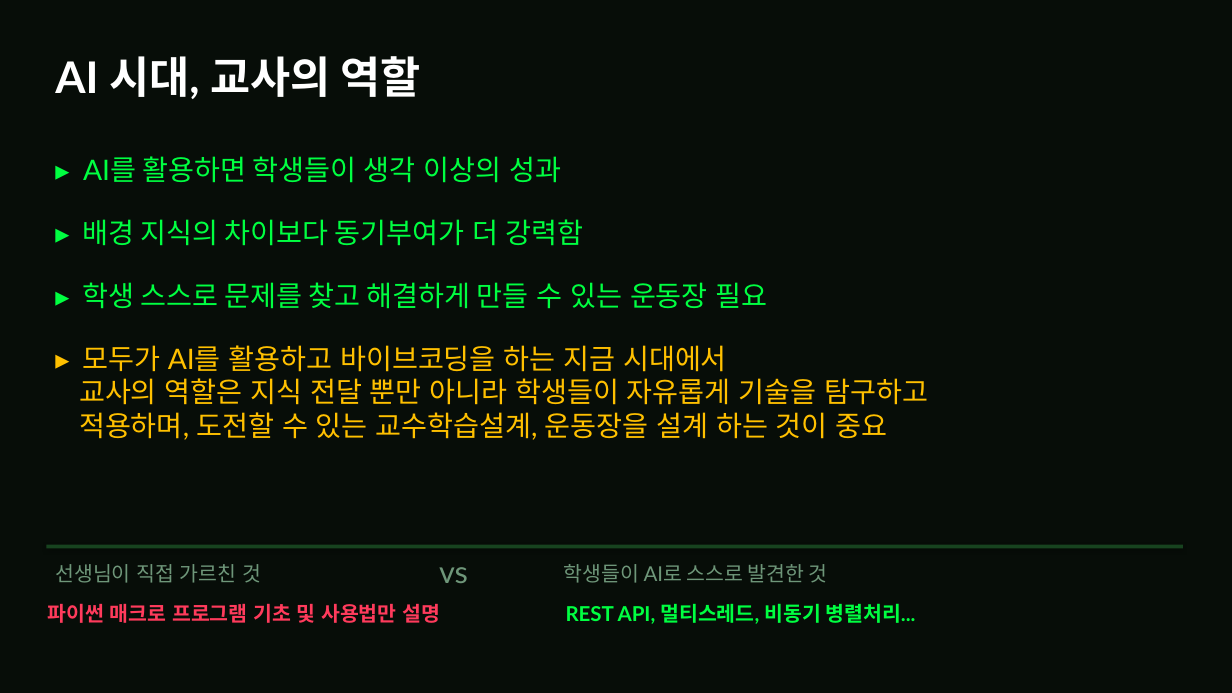
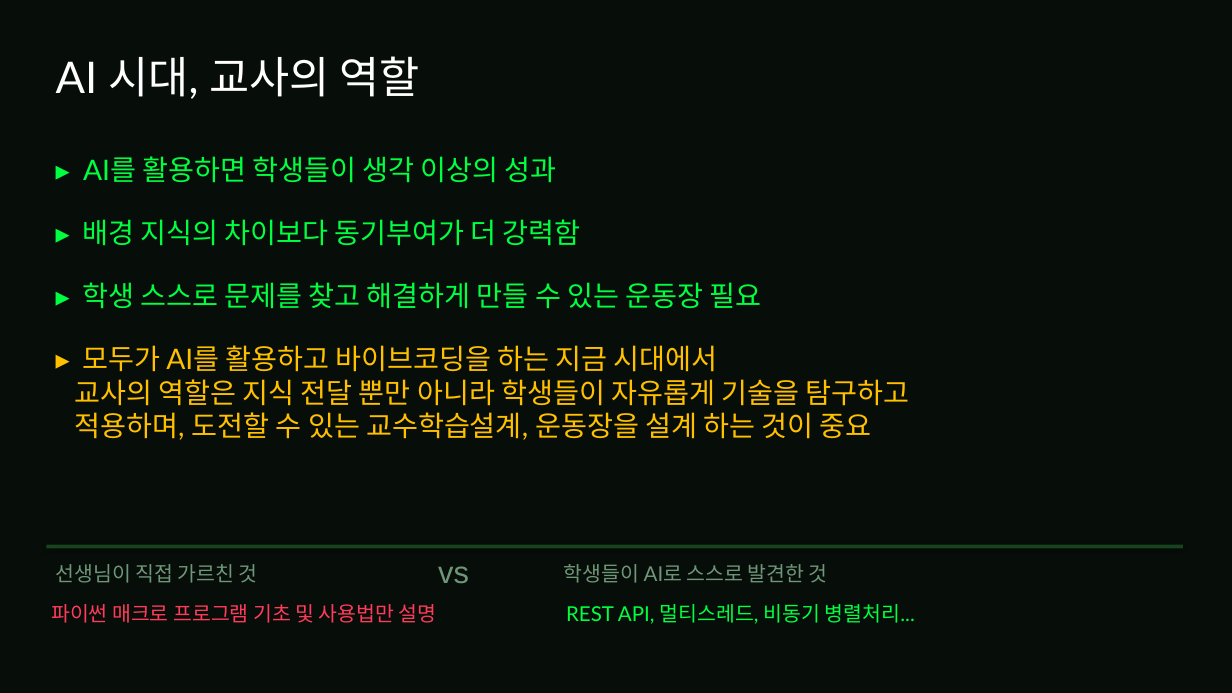
Before and after one commit to shk-cell/Macro_Classroom, a slide deck: slide 30 of AI기반 바이브코딩 시대의 교사역할과 교수학습설계.pptx. Drawn at 1232x693 pixels with LibreOffice and Linux fonts; fonts in the diff are those of the drawing. Boxes give left, top, right and bottom in pixels: in the first picture for what was removed or moved away, otherwise in the second. Text is boxed around its words. In the diff, an @@ line names an element or a change of style, - is before the commit and + after.

```diff
--- a/AI기반 바이브코딩 시대의 교사역할과 교수학습설계.pptx
+++ b/AI기반 바이브코딩 시대의 교사역할과 교수학습설계.pptx
@@ 3 texts: place and size @@
-3 texts at bbox=[79, 156, 928, 440]
+3 texts at bbox=[74, 156, 909, 440]
@@ text "vs" at bbox=[438, 566, 469, 583]: font Lato to Arial @@
@@ bold off in 3 elements at bbox=[56, 56, 420, 99], bbox=[51, 604, 437, 623], bbox=[566, 604, 915, 624] @@
```
Also in this commit, not shown: 26 other slides changed, 1 other file.
